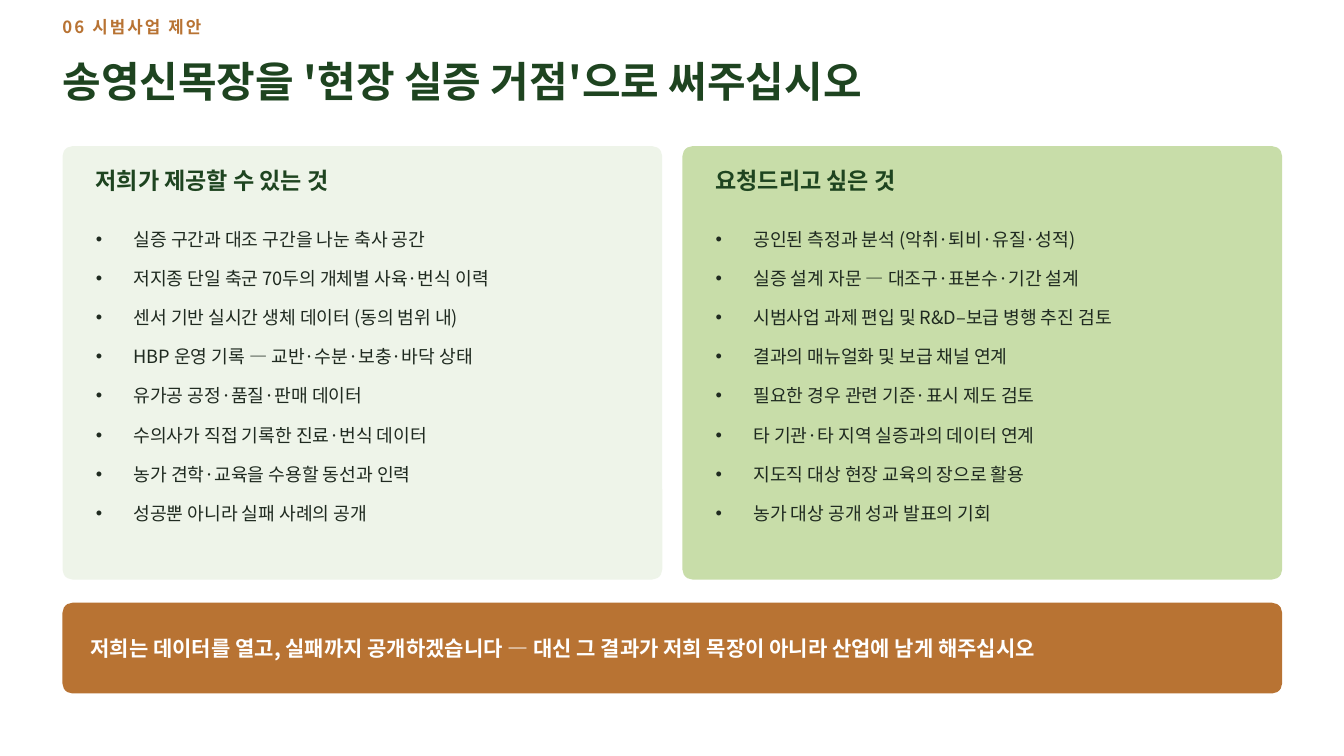
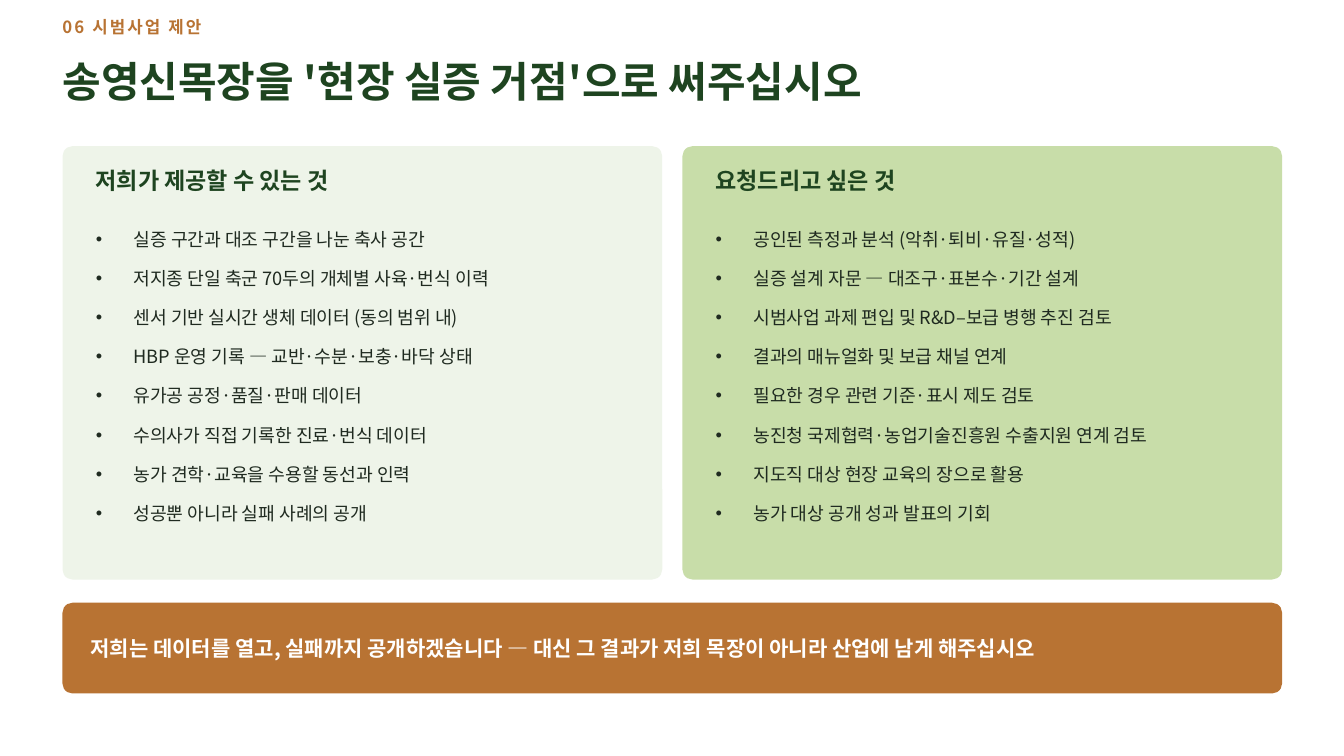
Before and after one commit to hhj3150/Dr-Ha--agent, a slide deck: slide 50 of deliverables/2026-08-10-nias-seminar/저지종_유가공목장_운영_현장사례.pptx (slide 49 before the commit). Drawn at 1344x756 pixels with LibreOffice and Linux fonts; fonts in the diff are those of the drawing. Boxes give left, top, right and bottom in pixels: in the first picture for what was removed or moved away, otherwise in the second. Text is boxed around its words. In the diff, an @@ line names an element or a change of style, - is before the commit and + after.

```diff
--- a/deliverables/2026-08-10-nias-seminar/저지종_유가공목장_운영_현장사례.pptx
+++ b/deliverables/2026-08-10-nias-seminar/저지종_유가공목장_운영_현장사례.pptx
@@ text at box(753, 426, 1147, 444): text changed @@
-• 타 기관·타 지역 실증과의 데이터 연계
+• 농진청 국제협력·농업기술진흥원 수출지원 연계 검토
```
Also in this commit, not shown: 2 other slides changed, 1 slide added, 2 other files.
